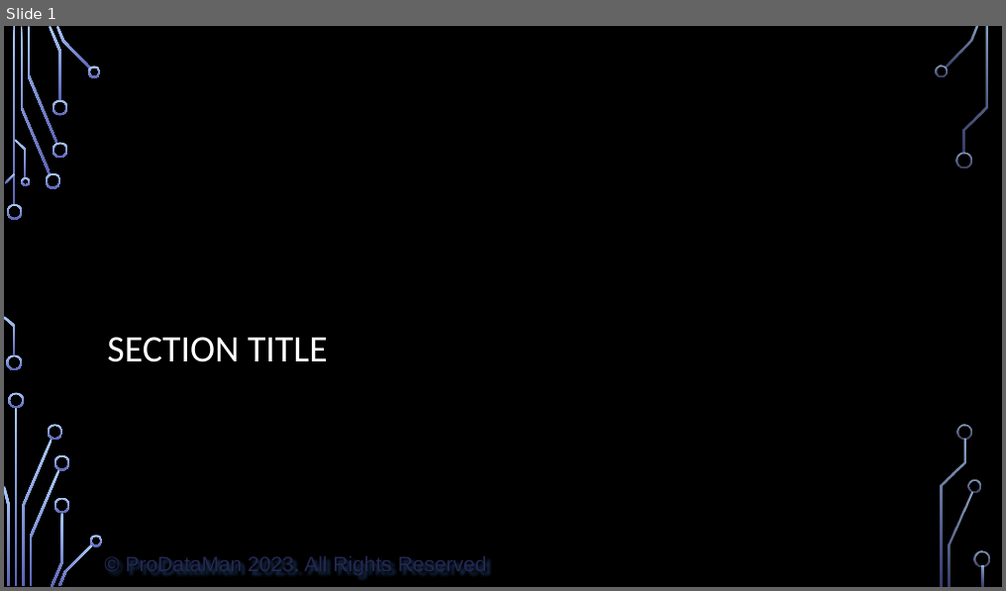
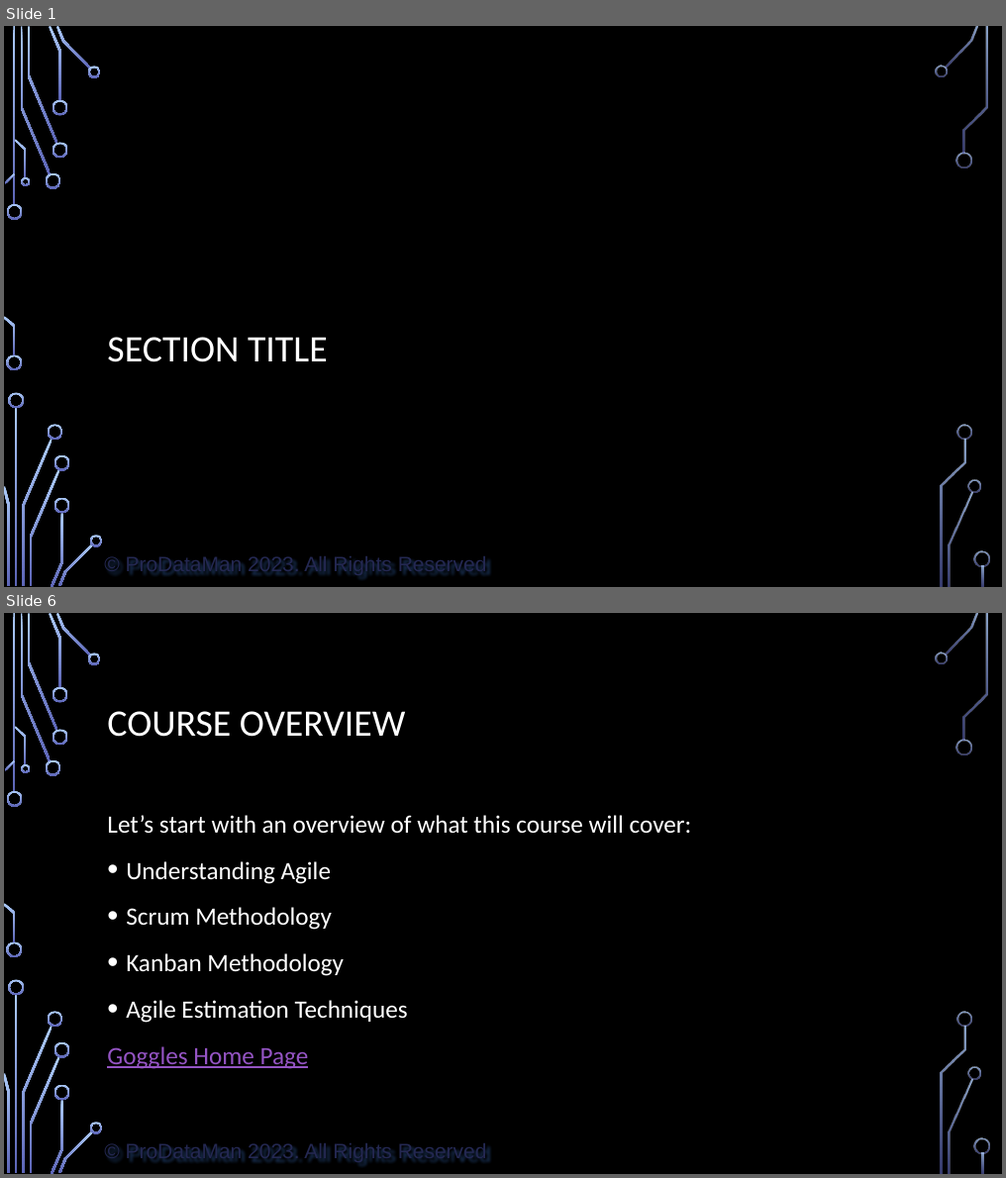
Before and after one commit to ProDataMan/Course-Outlines, a slide deck: Sample PowerPoint with Notes.pptx. Shown one above the other, each under a label of ours: slide 1 before the commit, slides 1 and 6 after it; the slides between them are not shown. The pictures are 1006x591 and 1006x1178 pixels, drawn with LibreOffice and Linux fonts; fonts in the diff are those of the drawing; background and template pictures are left out. Boxes give left, top, right and bottom in pixels: in the first picture for what was removed or moved away, otherwise in the second. Text is boxed around its words. In the diff, an @@ line names an element or a change of style, - is before the commit and + after.

```diff
--- a/Sample PowerPoint with Notes.pptx
+++ b/Sample PowerPoint with Notes.pptx
@@ slide 6 added at [4, 613, 1002, 1174], background picture (left out); not listed: 37 template elements that a slide beside it also shows @@
@@ title added at [107, 711, 406, 737], 27 pt, text #FFFFFF @@
+COURSE OVERVIEW
@@ text added at [107, 815, 692, 1069], 18 pt, text #FFFFFF @@
+Let’s start with an overview of what this course will cover:
+• Understanding Agile
+• Scrum Methodology
+• Kanban Methodology
+• Agile Estimation Techniques
+Goggles Home Page
```
Also in this commit, not shown: 1 slide changed, 20 other slides added, 4 slides removed, 3 other files.
